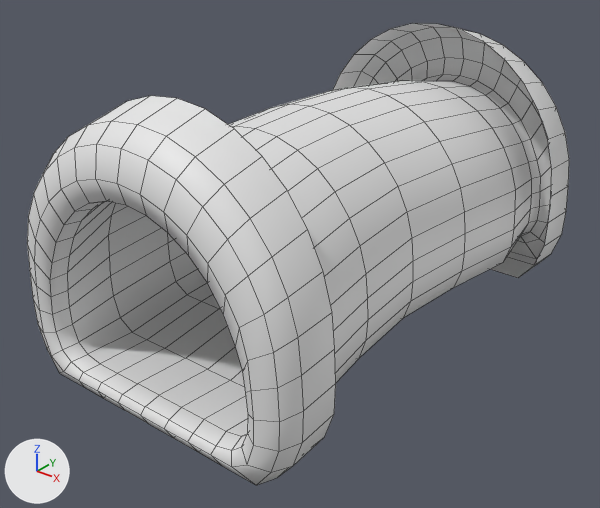
Before and after pictures for a commit that changed the FBX model Assets/ART/Meshes/MSH_Tunnel_B.fbx.
Before and after are seen from a 50 mm lens placed at (8.76, -11.83, 8.22), pointed at (-0.12, -0.73, 1.33). The axes (+X, +Y, +Z) are drawn at lower left. The lights are the same throughout. The older version comes first. Mesh edges are drawn as thin lines. Where no turn or scale is listed for an object, it has been applied to the vertices.

Before the edit, the objects in view are built like this:
```python
me_cylinder_001 = bpy.data.meshes.new('Cylinder.001')
me_cylinder_001.from_pydata(...)  # 544 vertices, 512 faces; spans x -3.0..2.96, y -4.94..4.94, z -0.14..4.99
ob_msh_tunnel_b = bpy.data.objects.new('MSH_Tunnel_B', me_cylinder_001)
ob_msh_tunnel_b.location = (0.0, 0.0, 0.0)
```
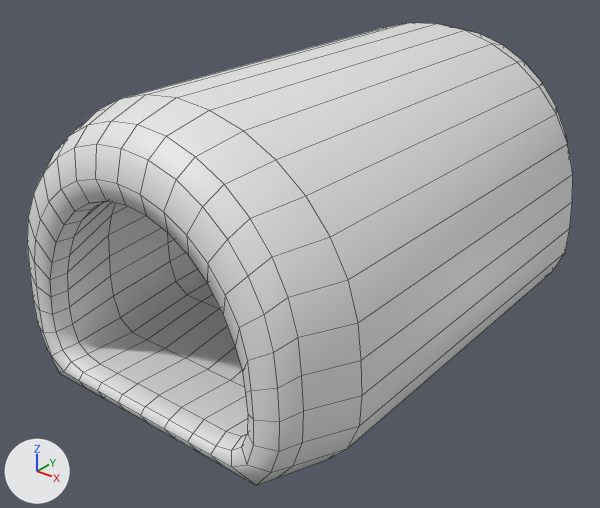
Boxes [x1, y1, x2, y2] around the edits, measured in the pictures (600 x 508 px; the box of a moved part takes in the faces that stretch with it):
'MSH_Tunnel_B', reshaped: before [27, 23, 569, 485]; after [27, 23, 573, 485]
part 1 of me_cylinder_001, moved or reshaped: before [78, 23, 569, 466]; after [69, 23, 573, 477]

What the commit changed:
me_cylinder_001 is used by ob_msh_tunnel_b; location (0.0, 0.0, 0.0).
me_cylinder_001 had 544 vertices, 512 faces and spanned x -3.0..2.96, y -4.94..4.94, z -0.14..4.99.
me_cylinder_001 now has 544 vertices, 544 faces and spans x -3.48..3.37, y -4.94..4.94, z -0.14..4.99.
Part 1, on me_cylinder_001:
4 vertices in x 0.53..0.56, y -3.69..3.69, z -0.14..4.93 move by (0.09, 0.0, 0.0).
4 vertices in x 2.39..2.42, y -3.69..3.69, z -0.14..3.58 move by (0.38, 0.0, 0.0).
4 vertices in x 2.89..2.91, y -3.69..3.69, z 0.75..1.3 move by (0.46, 0.0, 0.0).
4 vertices in x 2.82..2.88, y -3.69..3.69, z 1.87..2.44 move by (0.45, 0.0, 0.0).
4 vertices in x -1.24..-1.15, y -3.69..3.69, z -0.14..4.75 move by (-0.19, 0.0, 0.0).
4 vertices in x -2.51..-2.47, y -3.69..3.69, z -0.14..3.58 move by (-0.39, 0.0, 0.0).
38 vertices move from x -3.0..2.72, y -3.69..3.69, z -0.14..4.93 to x -3.48..3.15, y -3.69..3.69, z -0.14..4.93.
32 new faces join them.
